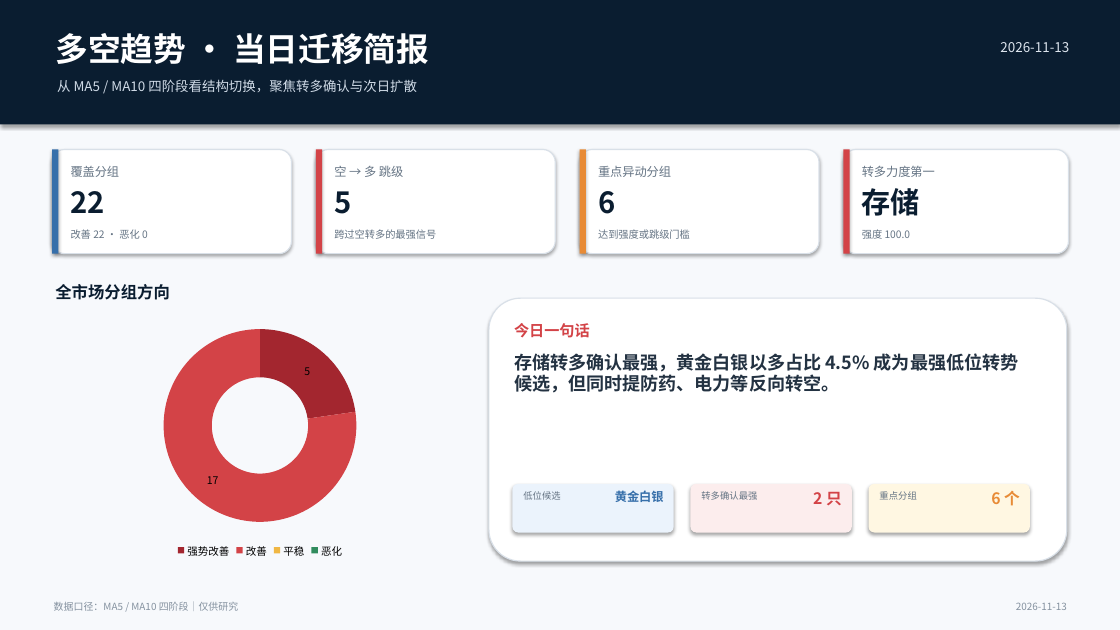
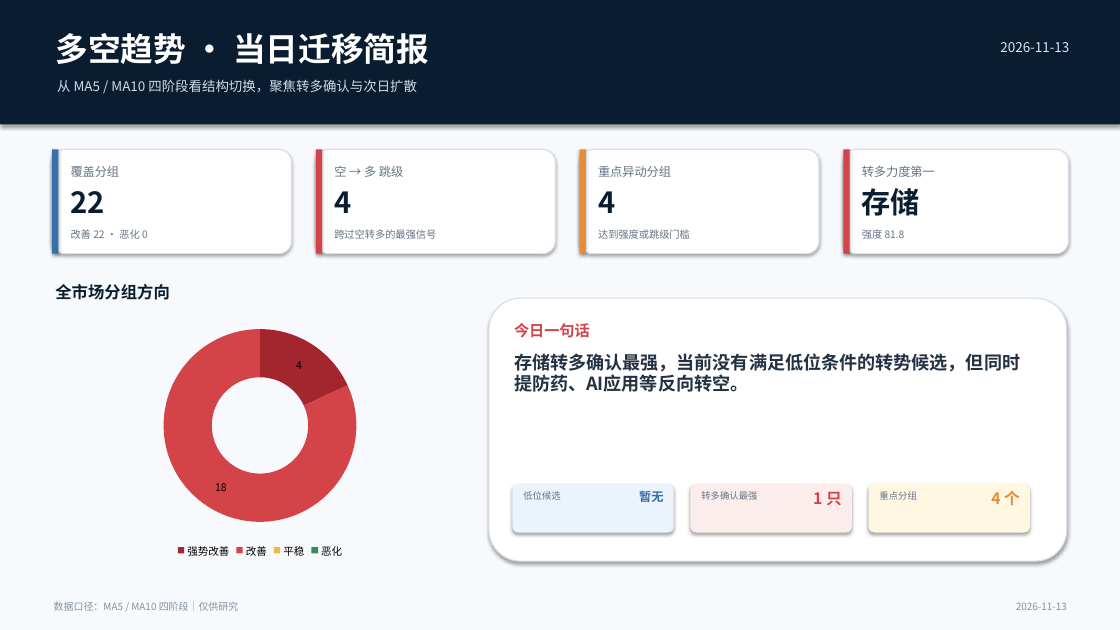
Before and after one commit to nancybhc/a-share-blast-lab, a slide deck: slide 1 of assets/多空阶段简报_2026-11-13.pptx. Drawn at 1120x630 pixels with LibreOffice and Linux fonts; fonts in the diff are those of the drawing. Boxes give left, top, right and bottom in pixels: in the first picture for what was removed or moved away, otherwise in the second. Text is boxed around its words. In the diff, an @@ line names an element or a change of style, - is before the commit and + after.

```diff
--- a/assets/多空阶段简报_2026-11-13.pptx
+++ b/assets/多空阶段简报_2026-11-13.pptx
@@ text at (334,191,351,213): text changed @@
-5
+4
@@ text at (598,191,615,213): text changed @@
-6
+4
@@ text at (862,229,905,239): text changed @@
-强度 100.0
+强度 81.8
@@ doughnut chart at (60,318,460,561) @@
@@ Series 1, 强势改善: 5 to 4 @@
@@ Series 1, 改善: 17 to 18 @@
@@ text at (514,353,1020,392): text changed @@
-存储转多确认最强，黄金白银以多占比 4.5% 成为最强低位转势候选，但同时提防药、电力等反向转空。
+存储转多确认最强，当前没有满足低位条件的转势候选，但同时提防药、AI应用等反向转空。
@@ text at (639,491,663,502): text changed @@
-黄金白银
+暂无
@@ text at (813,492,842,505): text changed @@
-2 只
+1 只
@@ text at (991,491,1020,506): text changed @@
-6 个
+4 个
```
Also in this commit, not shown: 3 other slides changed, 11 other files.
